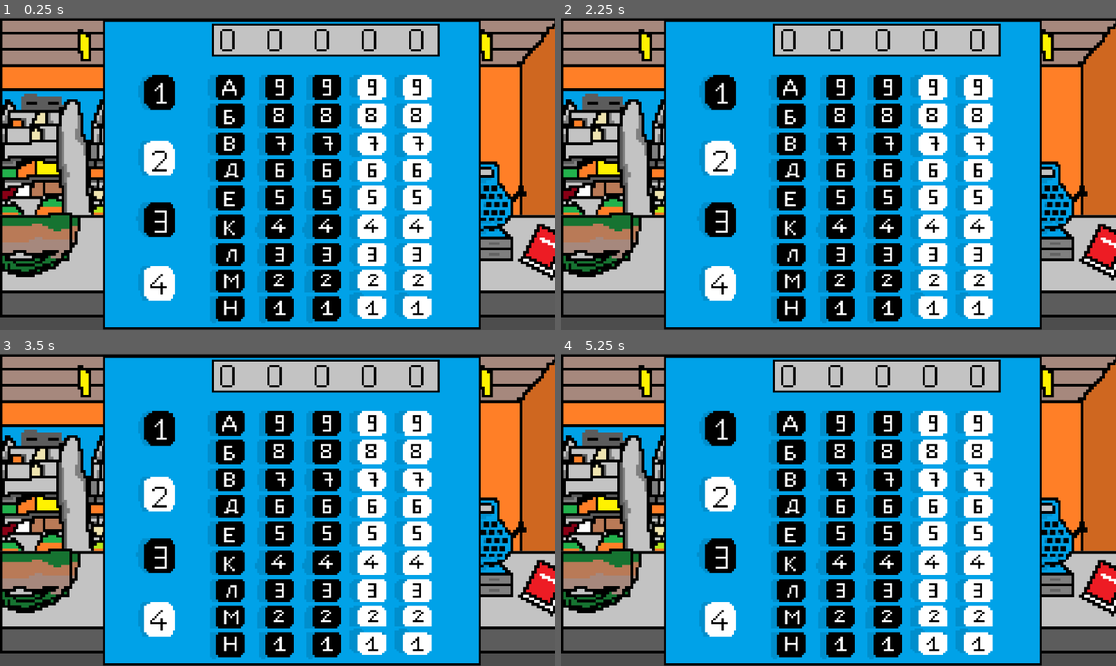
Above: before the commit, frames 1-4 (two rows, left to right).
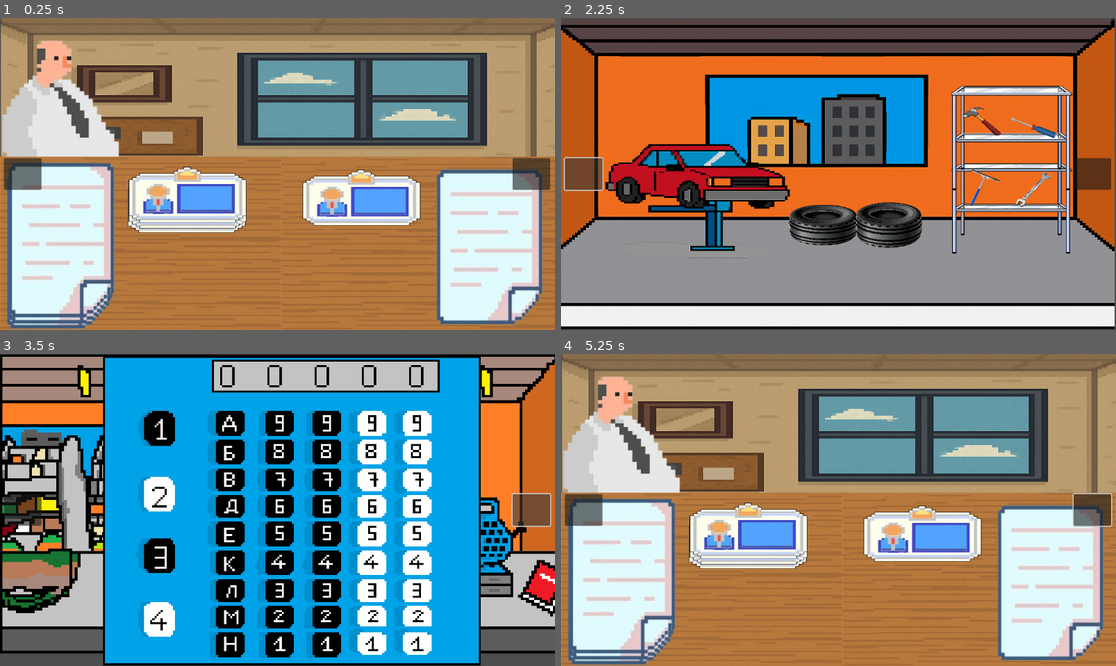
Above: after the commit, the same moments.

Repository: szsolt0/SzakGyak
Game: Godot game, scene res://scenes/game/Game.tscn
Same seed, same stepped clock (60 frames per second), same inputs: the game is played once before the commit and once after it.
Inputs (mouse positions are in pixels of both pictures, inside the frame that each line leads up to):
- Up to frame 1 (0.25 s): no input
- Up to frame 2 (2.25 s): click (583, 174) at 0.52 s; click (1093, 174) at 1.27 s; click (583, 174) at 2.02 s
- Up to frame 3 (3.5 s): click (532, 510) at 2.77 s
- Up to frame 4 (5.25 s): click (583, 510) at 3.52 s; click (1093, 510) at 4.27 s; tap Enter at 5 s; move the mouse to (960, 494) at 5.02 s; hold Shift from 5.03 s (still down); click (960, 494) at 5.17 s

The runs differ from the first frame. In frame 1, 98% of the frame differs, in the area x 0-100%, y 0-100%; in frame 2, 89%; in frame 3, 1.2%; in frame 4, 98%.

Commit message:
alapvető ui létrehozva alapvető scene-ek közötti lapozgatás létrehozva

Diff:
--- /dev/null
+++ b/scenes/ui/ui.gd
@@ -0,0 +1,28 @@
+extends CanvasLayer
+
+signal scene_change_requested(new_scene_path: String)
+
+# Scene-ek sorrendben: balra, középre, jobbra
+var scenes := [
+	"res://scenes/carshop/carshop.tscn",  # bal
+	"res://scenes/shop/shop.tscn",        # közép
+	"res://scenes/office/office.tscn"     # jobb
+]
+
+var current_index := 1  # alapértelmezett: középső (Shop)
+
+@onready var left_button = $Left
+@onready var right_button = $Right
+
+func _ready():
+	# Signal kötés a függvény referenciával
+	left_button.pressed.connect(self._on_left_pressed)
+	right_button.pressed.connect(self._on_right_pressed)
+
+func _on_left_pressed():
+	current_index = (current_index - 1 + scenes.size()) % scenes.size()
+	emit_signal("scene_change_requested", scenes[current_index])
+
+func _on_right_pressed():
+	current_index = (current_index + 1) % scenes.size()
+	emit_signal("scene_change_requested", scenes[current_index])
--- /dev/null
+++ b/scenes/ui/ui.tscn
@@ -0,0 +1,33 @@
+[gd_scene load_steps=2 format=3 uid="uid://dtpcyiqgar58q"]
+
+[ext_resource type="Script" uid="uid://t7gyeh30mf0q" path="res://scenes/ui/ui.gd" id="1_u7n8c"]
+
+[node name="Ui" type="CanvasLayer"]
+script = ExtResource("1_u7n8c")
+
+[node name="Left" type="Button" parent="."]
+anchors_preset = 4
+anchor_top = 0.5
+anchor_bottom = 0.5
+offset_left = 8.0
+offset_top = -33.0
+offset_right = 86.0
+offset_bottom = 33.0
+grow_vertical = 2
+size_flags_horizontal = 0
+size_flags_vertical = 4
+
+[node name="Right" type="Button" parent="."]
+anchors_preset = 6
+anchor_left = 1.0
+anchor_top = 0.5
+anchor_right = 1.0
+anchor_bottom = 0.5
+offset_left = -88.0
+offset_top = -33.0
+offset_right = -10.0
+offset_bottom = 33.0
+grow_horizontal = 0
+grow_vertical = 2
+size_flags_horizontal = 0
+size_flags_vertical = 4
--- a/scripts/game.gd
+++ b/scripts/game.gd
@@ -3,6 +3,8 @@
 # Player és Family classok
 const Player = preload("res://scripts/player.gd")
 const Family = preload("res://scripts/family.gd")
+
+var ui = load("res://scenes/ui/UI.tscn")
 
 # Aktuális scene
 var current_scene: Node = null
@@ -21,8 +23,16 @@
 	var vilen = Family.new("Vilen", 0)
 	print(vilen.get_description())
 
-	# Kezdő scene: Shop
-	_change_scene("res://scenes/shop/Shop.tscn")
+	# UI betöltése és hozzáadása
+	var ui_scene = ui.instantiate()
+	add_child(ui_scene)
+
+	# Helyes signal kötés Godot 4.4.1-ben
+	ui_scene.connect("scene_change_requested", Callable(self, "_change_scene"))
+
+	# Kezdő scene: Office
+	_change_scene("res://scenes/office/office.tscn")
+
 
 # Scene váltó függvény
 func _change_scene(path: String) -> void:
Not shown: 1 places in scenes/game/Game.tscn that only renumber resources
Not shown, added: scenes/ui/ui.gd.uid
